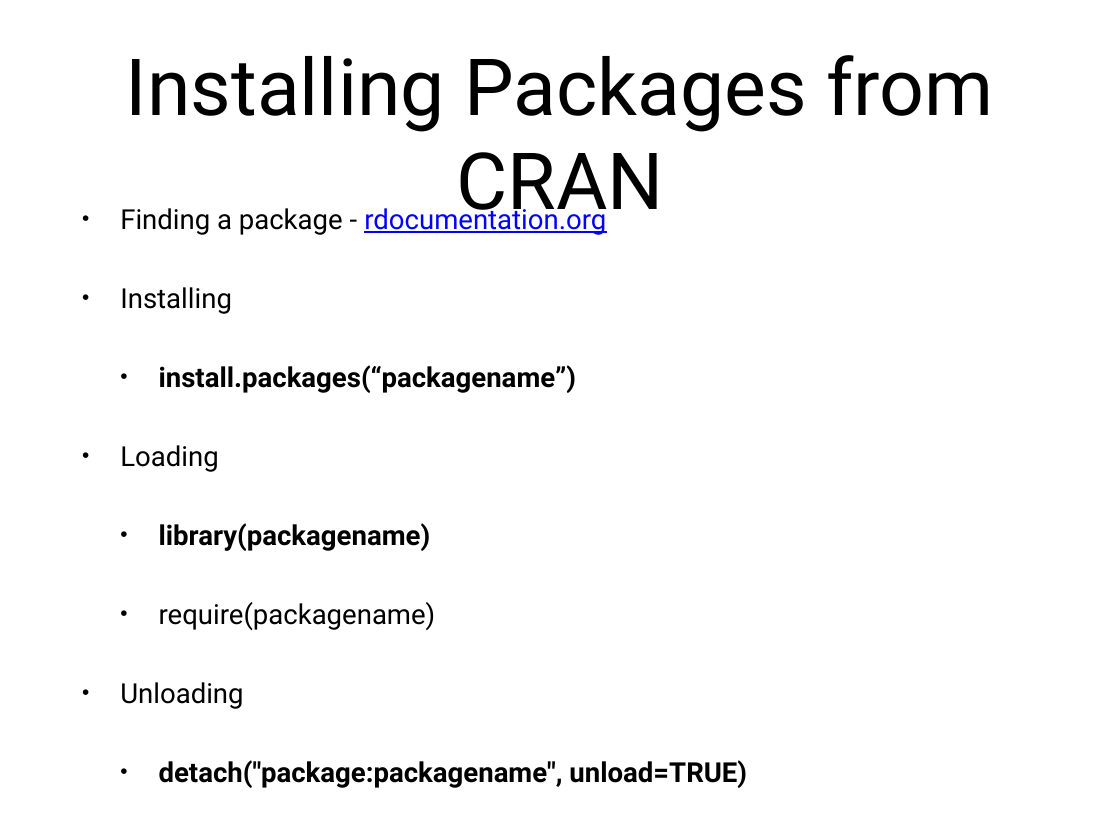
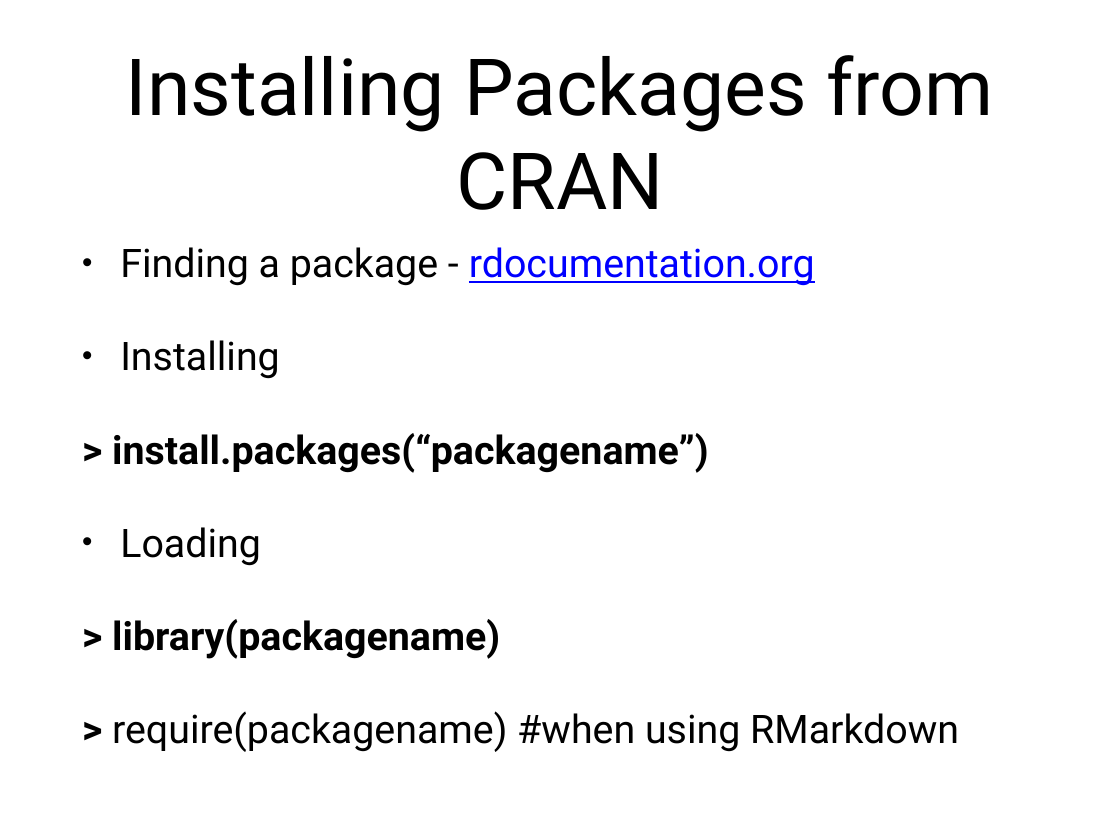
Before and after one commit to nvenkataraman1/RProgrammingWorkshop, a slide deck: slide 11 of sessions/w1/Week1.pptx (slide 14 before the commit). Drawn at 1120x840 pixels with LibreOffice and Linux fonts; fonts in the diff are those of the drawing. Boxes give left, top, right and bottom in pixels: in the first picture for what was removed or moved away, otherwise in the second. Text is boxed around its words. In the diff, an @@ line names an element or a change of style, - is before the commit and + after.

```diff
--- a/sessions/w1/Week1.pptx
+++ b/sessions/w1/Week1.pptx
@@ text at box(120, 247, 815, 566): size 25.2 to 36 pt in "Finding a package - rdocumentation.org", "Installing", "Loading" @@
@@ text at box(112, 433, 708, 473): text changed; size 25.2 to 36 pt @@
-  • install.packages(“packagename”)
+> install.packages(“packagename”)
@@ text at box(112, 619, 959, 752): text changed; size 25.2 to 36 pt; bold off @@
-  • library(packagename)
-  • require(packagename)
-• Unloading
-  • detach("package:packagename", unload=TRUE)
+> library(packagename)
+> require(packagename) #when using RMarkdown
```
Also in this commit, not shown: 9 other slides changed, 2 slides added, 8 slides removed, 1 other file.
